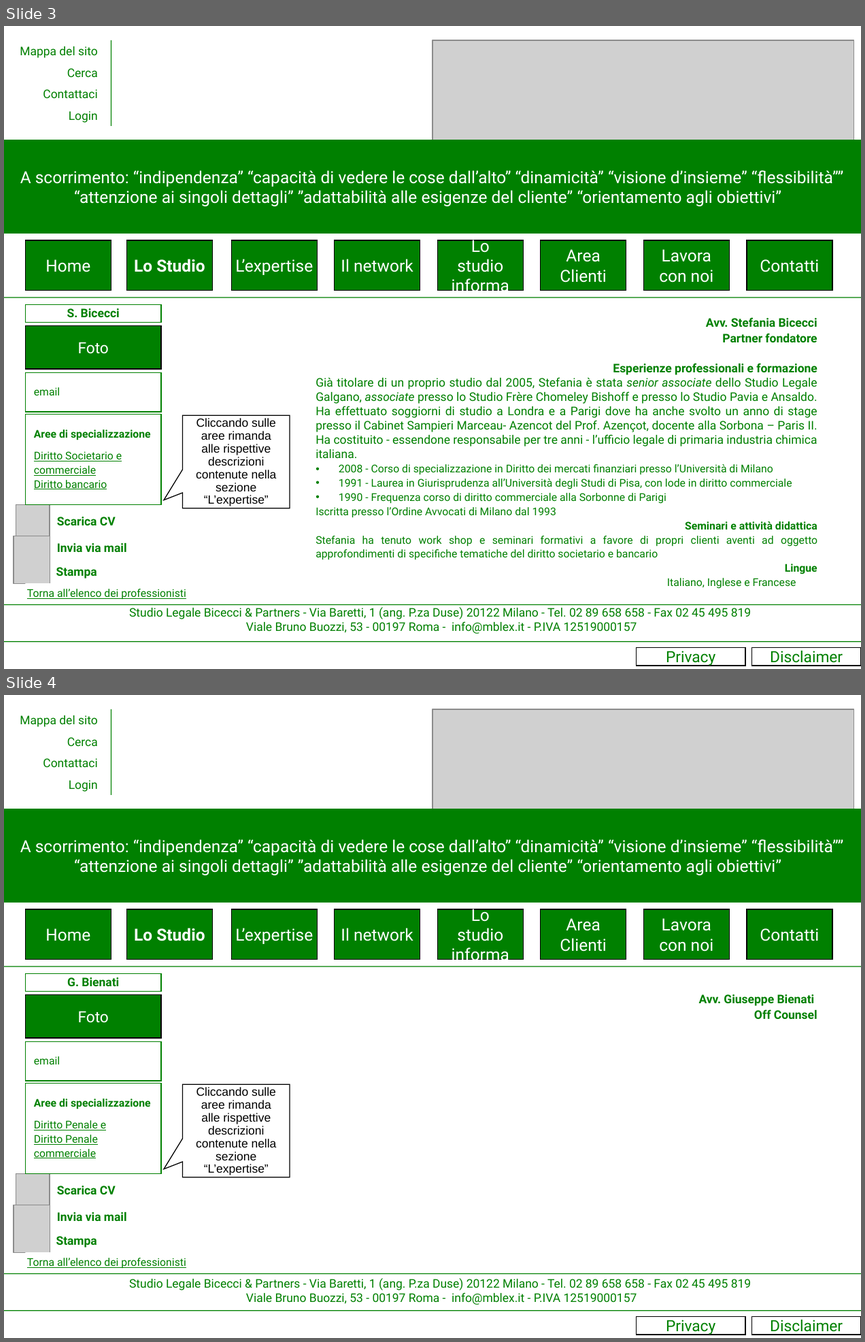
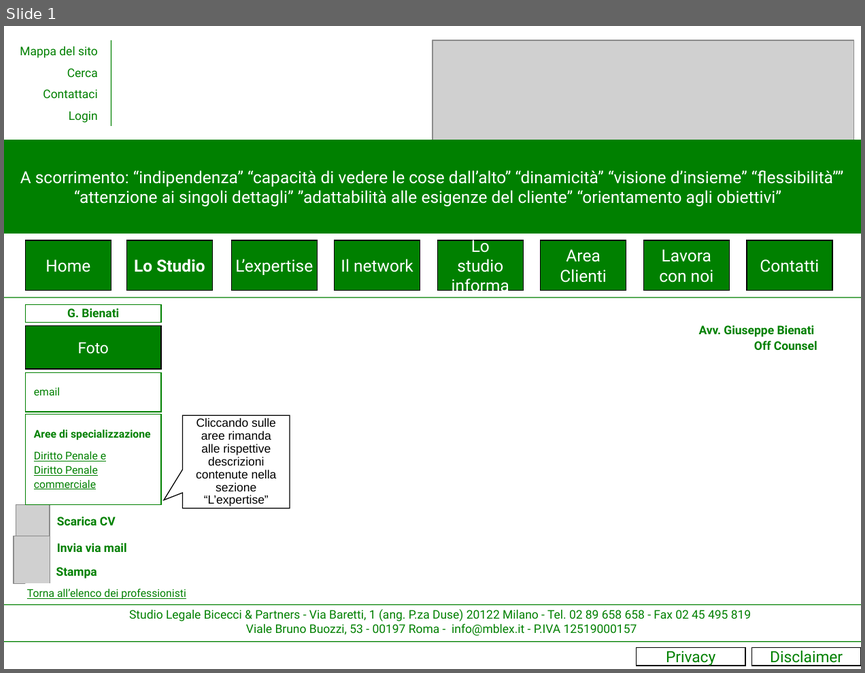
Before and after one commit to grentis/__mblex__, a slide deck: mokup/Sito internet Bicecci&Partners2.ppt. Shown one above the other, each under a label of ours: slides 3 and 4 before the commit, slide 1 after it. The pictures are 865x1342 and 865x673 pixels, drawn with LibreOffice and Linux fonts; fonts in the diff are those of the drawing; grey boxes stand for pictures. Boxes give left, top, right and bottom in pixels: in the first picture for what was removed or moved away, otherwise in the second. Text is boxed around its words. In the diff, an @@ line names an element or a change of style, - is before the commit and + after.

```diff
--- a/mokup/Sito internet Bicecci&Partners2.ppt
+++ b/mokup/Sito internet Bicecci&Partners2.ppt
@@ slide 3 removed at (4, 26, 861, 669), background #FFFFFF @@
@@ group removed at (20, 40, 111, 126): 4 texts, 1 line @@
-Contattaci
-Mappa del sito
-Cerca
-Login
@@ picture removed at (432, 40, 854, 148) @@
@@ rectangle removed at (4, 140, 861, 233) @@
-A scorrimento: “indipendenza” “capacità di vedere le cose dall’alto” “dinamicità” “visione d’insieme” “flessibilità”” “attenzione ai singoli dettagli” ”adattabilità alle esigenze del cliente” “orientamento agli obiettivi”
@@ rectangle removed at (26, 240, 111, 290) @@
-Home
@@ rectangle removed at (126, 240, 212, 290) @@
-Lo Studio
@@ rectangle removed at (231, 240, 317, 290) @@
-L’expertise
@@ rectangle removed at (334, 240, 420, 290) @@
-Il network
@@ rectangle removed at (438, 240, 524, 290) @@
-Lo studio informa
@@ rectangle removed at (541, 240, 626, 290) @@
-Area Clienti
@@ rectangle removed at (643, 240, 729, 290) @@
-Lavora con noi
@@ rectangle removed at (747, 240, 832, 290) @@
-Contatti
@@ line removed from (4, 297) to (861, 297) @@
@@ rectangle removed at (26, 305, 161, 322) @@
-S. Bicecci
@@ rectangle removed at (26, 326, 161, 369) @@
-Foto
@@ text removed at (315, 317, 817, 588) @@
-Avv. Stefania Bicecci
-Partner fondatore
-Esperienze professionali e formazione
-Già titolare di un proprio studio dal 2005, Stefania è stata senior associate dello Studio Legale Galgano, associate presso lo Studio Frère Chomeley Bishoff e presso lo Studio Pavia e Ansaldo. Ha effettuato soggiorni di studio a Londra e a Parigi dove ha anche svolto un anno di stage presso il Cabinet Sampieri Marceau- Azencot del Prof. Azençot, docente alla Sorbona – Paris II.
-Ha costituito - essendone responsabile per tre anni - l’ufficio legale di primaria industria chimica italiana.
-• 2008 - Corso di specializzazione in Diritto dei mercati finanziari presso l’Università di Milano
-• 1991 - Laurea in Giurisprudenza all’Università degli Studi di Pisa, con lode in diritto commerciale
-• 1990 - Frequenza corso di diritto commerciale alla Sorbonne di Parigi
-Iscritta presso l’Ordine Avvocati di Milano dal 1993
-Seminari e attività didattica
-Stefania ha tenuto work shop e seminari formativi a favore di propri clienti aventi ad oggetto approfondimenti di specifiche tematiche del diritto societario e bancario
-Lingue
-Italiano, Inglese e Francese
@@ rectangle removed at (26, 372, 161, 412) @@
-email
@@ rectangle removed at (26, 414, 161, 505) @@
-Aree di specializzazione
-Diritto Societario e commerciale
-Diritto bancario
@@ speech box removed at (182, 415, 290, 507) @@
-Cliccando sulle aree rimanda alle rispettive descrizioni contenute nella sezione “L’expertise”
@@ group removed at (14, 504, 127, 584): 3 texts, 2 pictures @@
-Scarica CV
-Stampa
-Invia via mail
@@ text removed at (27, 588, 186, 599) @@
-Torna all’elenco dei professionisti
@@ line removed from (4, 604) to (861, 604) @@
@@ text removed at (129, 607, 751, 633) @@
-Studio Legale Bicecci & Partners - Via Baretti, 1 (ang. P.za Duse) 20122 Milano - Tel. 02 89 658 658 - Fax 02 45 495 819
-Viale Bruno Buozzi, 53 - 00197 Roma - info@mblex.it - P.IVA 12519000157
@@ line removed from (4, 641) to (861, 641) @@
@@ rectangle removed at (636, 648, 746, 665) @@
-Privacy
@@ rectangle removed at (751, 648, 861, 665) @@
-Disclaimer
@@ what was slide 4 is now slide 1 @@
```
Also in this commit, not shown: 2 other slides removed, 10 other files.
